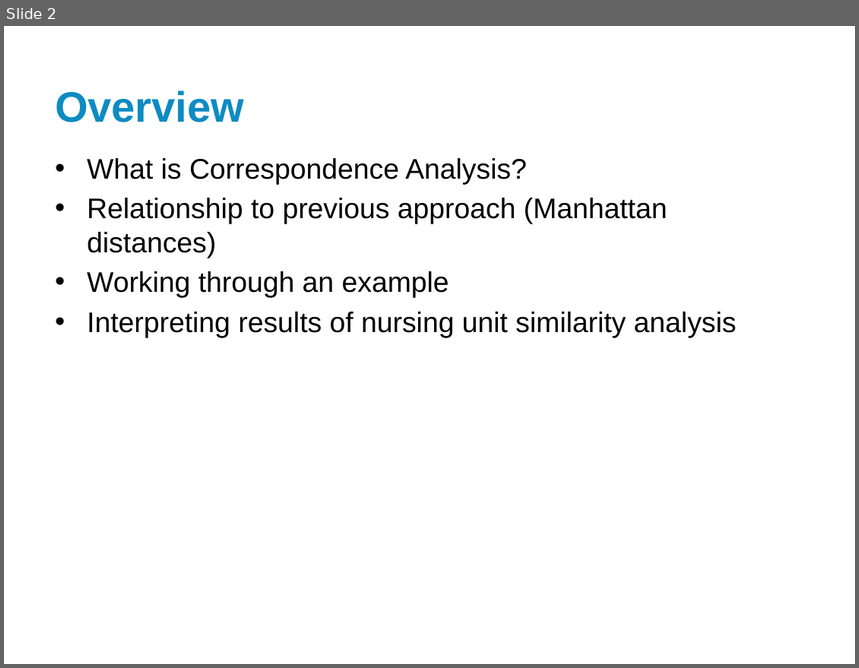
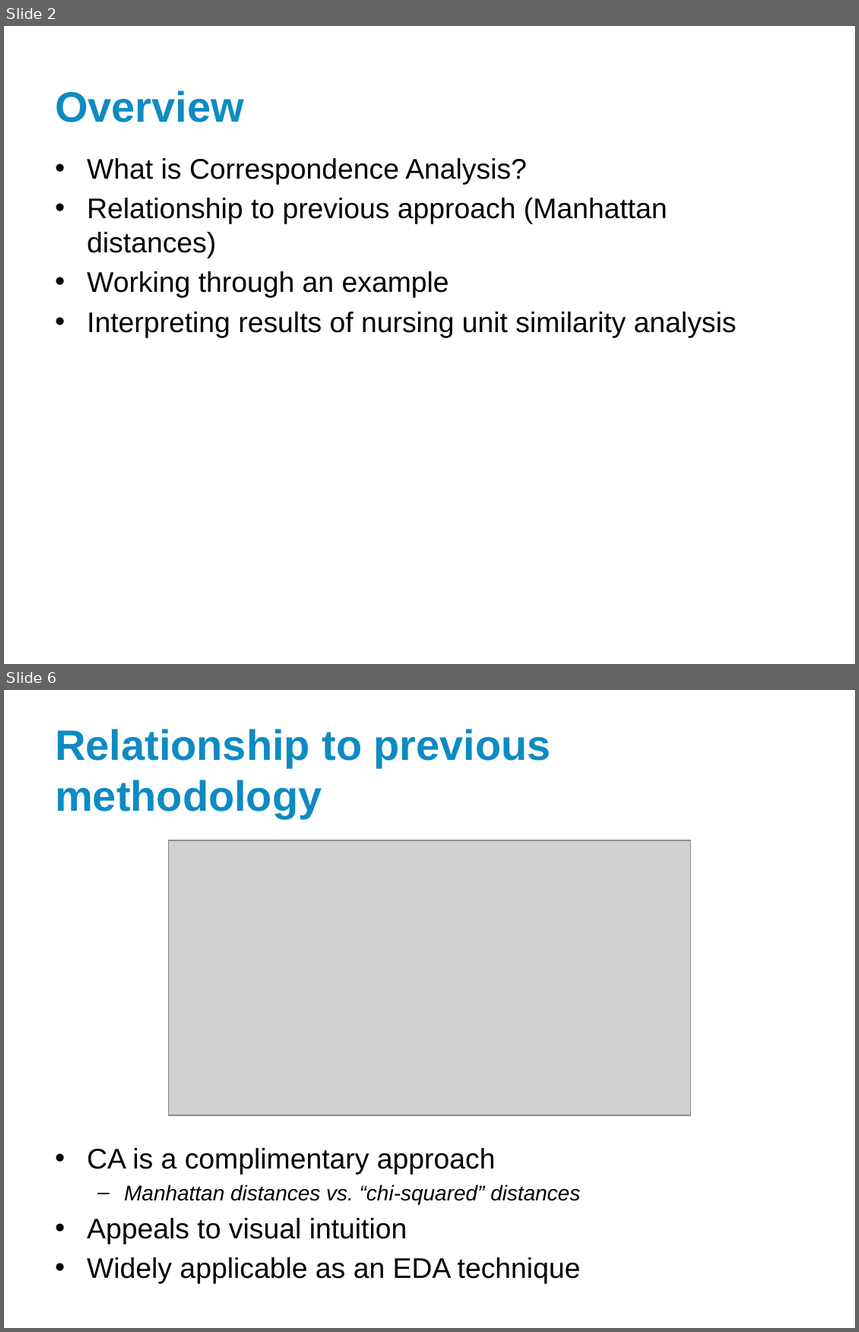
Before and after one commit to nayefahmad/2017.09.21-Exploring-correspondence-analysis, a slide deck: results/2017-09-22_Correspondence-analysis-for-nursing-unit-similarity.pptx. Shown one above the other, each under a label of ours: slide 2 before the commit, slides 2 and 6 after it; the slides between them are not shown. The pictures are 859x668 and 859x1332 pixels, drawn with LibreOffice and Linux fonts; fonts in the diff are those of the drawing; grey boxes stand for pictures; background and template pictures are left out. Boxes give left, top, right and bottom in pixels: in the first picture for what was removed or moved away, otherwise in the second. Text is boxed around its words. In the diff, an @@ line names an element or a change of style, - is before the commit and + after.

```diff
--- a/results/2017-09-22_Correspondence-analysis-for-nursing-unit-similarity.pptx
+++ b/results/2017-09-22_Correspondence-analysis-for-nursing-unit-similarity.pptx
@@ slide 6 added at box(4, 690, 855, 1328), background #FFFFFF @@
@@ title added at box(55, 729, 551, 818), 36 pt, text #0E8BC2, bold @@
+Relationship to previous methodology
@@ picture added at box(168, 840, 691, 1116) @@
@@ text added at box(87, 1148, 581, 1284), 24 pt, text #000000 @@
+• CA is a complimentary approach
+  – Manhattan distances vs. “chi-squared” distances
+• Appeals to visual intuition
+• Widely applicable as an EDA technique
```
Also in this commit, not shown: 2 slides changed, 3 other slides added, 4 slides removed.
